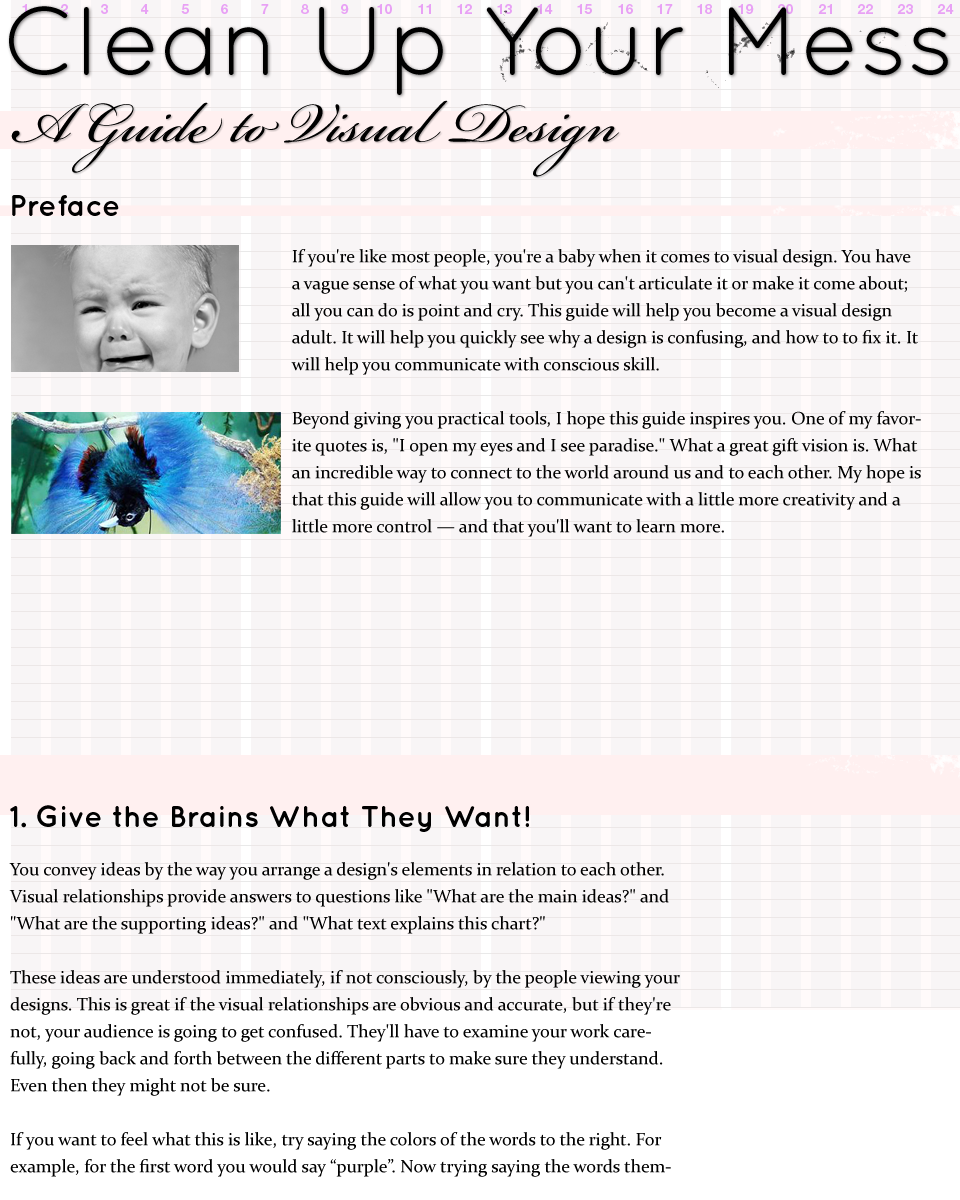
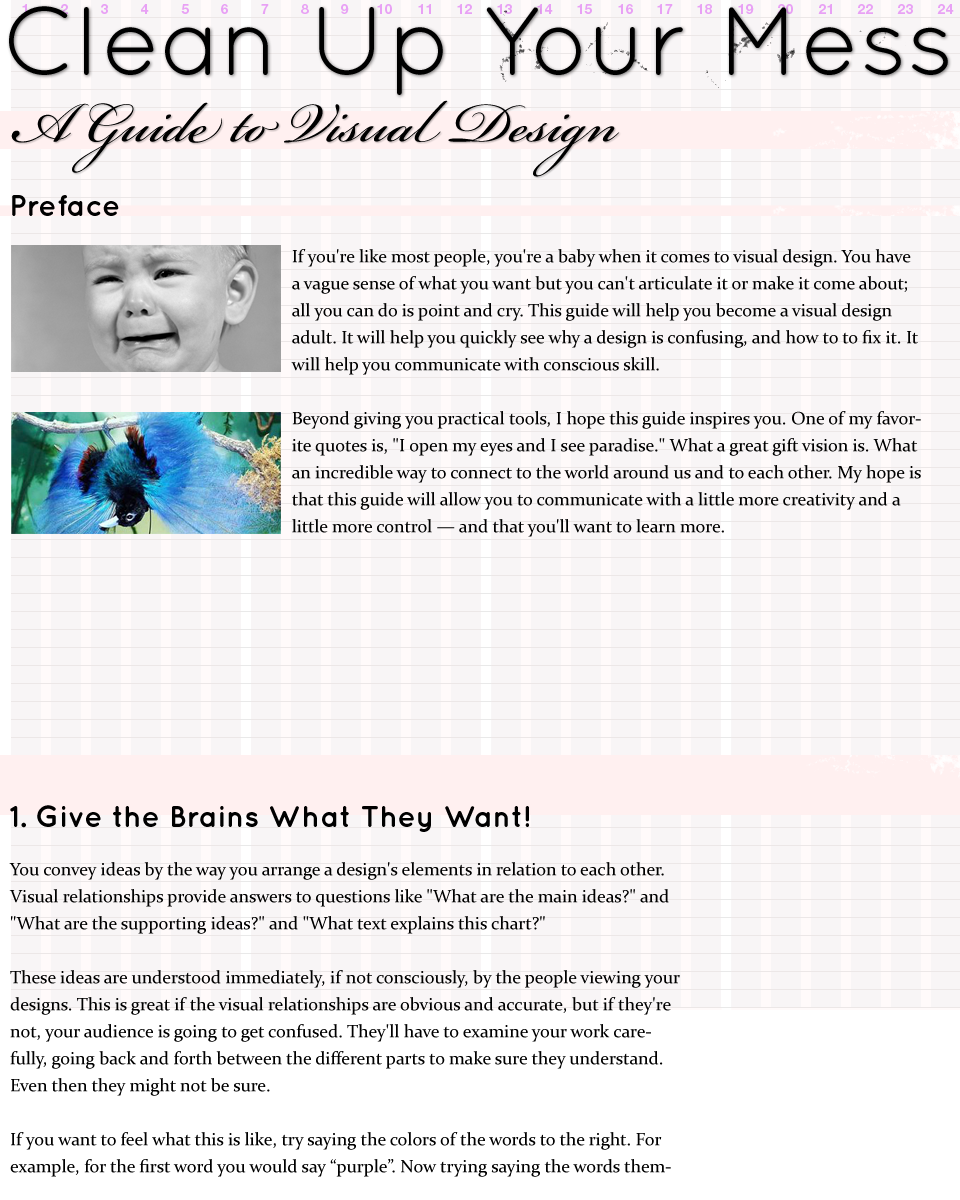
Layered file, before and after one edit (960×1200). Changes by layer:
painted on "crybaby" over bbox(11, 245, 281, 372)
